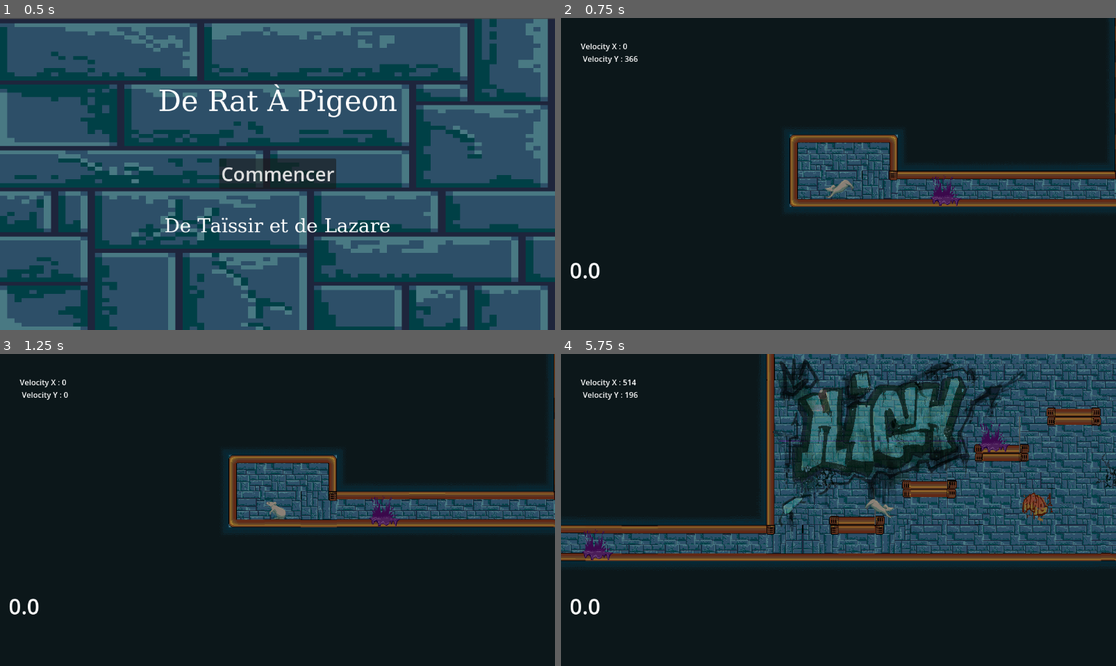
Above: before the commit, frames 1-4 (two rows, left to right).
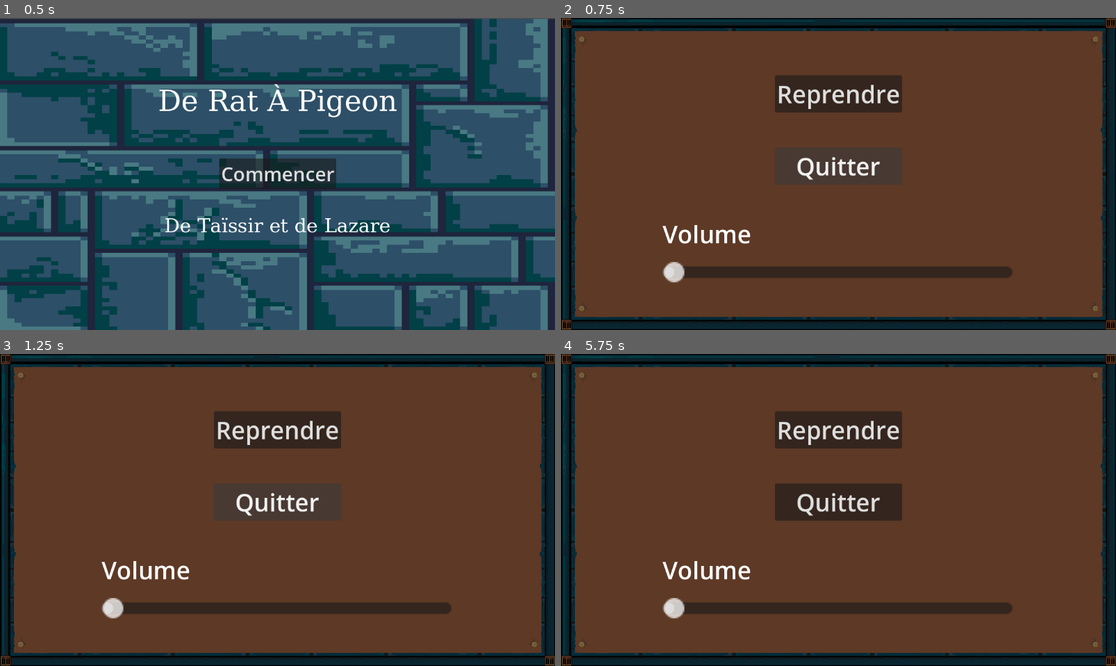
Above: after the commit, the same moments.

Repository: Taissirbw/De-Rat-Pigeon
Game: Godot game, scene res://scenes/ecran_de_demarrage.tscn
Two runs of this game, one before a commit and one after it. Both use one fixed random seed, a clock stepped at 60 frames per second and the inputs below. Sound files missing from this copy of the repository are replaced by a short silence.
Inputs (mouse positions are in pixels of both pictures, inside the frame that each line leads up to):
- Up to frame 1 (0.5 s): no input
- Up to frame 2 (0.75 s): click "Commencer" at 0.5 s
- Up to frame 3 (1.25 s): no input
- Up to frame 4 (5.75 s): click (838, 428) at 1.25 s, where only the run after the commit has a clickable "Reprendre"; tap Enter at 2 s; hold Right (walk_right) 2.03-3.53 s; tap Space (jump) at 2.27, 3.02, 4.52, 5.27 s; hold Left (walk_left) 3.53-4.28 s; hold Right (walk_right) from 4.28 s (still down); tap Escape (Pause, bound only after the commit) at 5.65 s

Frame 1 is identical in both runs. In frame 2, 92% of the frame differs, in the area x 0-100%, y 0-100%; in frame 3, 92%; in frame 4, 91%.

Commit message:
Menu pause qui marche

Diff:
--- a/de-rat-pigeon/project.godot
+++ b/de-rat-pigeon/project.godot
@@ -55,6 +55,11 @@
 "deadzone": 0.2,
 "events": []
 }
+Pause={
+"deadzone": 0.2,
+"events": [Object(InputEventKey,"resource_local_to_scene":false,"resource_name":"","device":0,"window_id":0,"alt_pressed":false,"shift_pressed":false,"ctrl_pressed":false,"meta_pressed":false,"pressed":false,"keycode":0,"physical_keycode":4194305,"key_label":0,"unicode":0,"location":0,"echo":false,"script":null)
+]
+}
 
 [layer_names]
 
--- a/de-rat-pigeon/scenes/game.tscn
+++ b/de-rat-pigeon/scenes/game.tscn
@@ -14,7 +14,6 @@
 [ext_resource type="PackedScene" uid="uid://c4rt56iyjjpx1" path="res://scenes/electric_trap.tscn" id="7_u5sy4"]
 [ext_resource type="PackedScene" uid="uid://bhusu3f2sp4sg" path="res://scenes/oil.tscn" id="9_0tnpc"]
 [ext_resource type="Texture2D" uid="uid://cne4owllmhon4" path="res://Assets/carpe/carpe_1.png" id="10_vtaks"]
-[ext_resource type="Texture2D" uid="uid://sbfhj5f58svl" path="res://Assets/GUI/NinePatchRect.PNG" id="13_kvuet"]
 [ext_resource type="PackedScene" uid="uid://ckg5kpbfsttto" path="res://scenes/mort_au_rats.tscn" id="14_7sc4i"]
 [ext_resource type="PackedScene" uid="uid://4irxpill6ri2" path="res://scenes/tapette_a_souris.tscn" id="15_80cx4"]
 
@@ -44,9 +43,6 @@
 
 [sub_resource type="RectangleShape2D" id="RectangleShape2D_gee14"]
 size = Vector2(804, 156)
-
-[sub_resource type="LabelSettings" id="LabelSettings_kvuet"]
-font_size = 50
 
 [node name="game" type="Node"]
 script = ExtResource("1_fc0e3")
@@ -192,68 +188,8 @@
 position = Vector2(510, -1230)
 texture = ExtResource("10_vtaks")
 
-[node name="Menu_pause" type="Control" parent="."]
-layout_mode = 3
-anchors_preset = 15
-anchor_right = 1.0
-anchor_bottom = 1.0
-grow_horizontal = 2
-grow_vertical = 2
-
-[node name="NinePatchRect" type="NinePatchRect" parent="Menu_pause"]
-texture_filter = 1
-layout_mode = 1
-anchors_preset = 15
-anchor_right = 1.0
-anchor_bottom = 1.0
-grow_horizontal = 2
-grow_vertical = 2
-texture = ExtResource("13_kvuet")
-region_rect = Rect2(-1, 0, 253, 252)
-patch_margin_left = 60
-patch_margin_top = 60
-patch_margin_right = 60
-patch_margin_bottom = 60
-
-[node name="Volume" type="Control" parent="Menu_pause"]
-layout_mode = 1
-anchors_preset = 7
-anchor_left = 0.5
-anchor_top = 1.0
-anchor_right = 0.5
-anchor_bottom = 1.0
-offset_left = -365.0
-offset_top = -234.0
-offset_right = 366.0
-offset_bottom = -44.0
-grow_horizontal = 2
-grow_vertical = 0
-
-[node name="volume" type="HSlider" parent="Menu_pause/Volume"]
-layout_mode = 1
-anchors_preset = 15
-anchor_right = 1.0
-anchor_bottom = 1.0
-offset_right = -488.3333
-offset_bottom = -114.0
-grow_horizontal = 2
-grow_vertical = 2
-scale = Vector2(3, 3)
-size_flags_horizontal = 4
-max_value = 1.5
-step = 0.001
-metadata/_edit_lock_ = true
-
-[node name="Label" type="Label" parent="Menu_pause/Volume"]
-layout_mode = 1
-offset_right = 184.0
-offset_bottom = 69.0
-text = "Volume"
-label_settings = SubResource("LabelSettings_kvuet")
-horizontal_alignment = 1
-vertical_alignment = 1
-
 [node name="Ambiant_Music" type="AudioStreamPlayer" parent="."]
+process_mode = 3
 stream = ExtResource("2_rysoc")
 autoplay = true
 
--- /dev/null
+++ b/de-rat-pigeon/scenes/menu_pauseg.gd
@@ -0,0 +1,25 @@
+extends Control
+@onready var menu_pauseg: Control = $"."
+
+func resume():
+	get_tree().paused = false
+	menu_pauseg.hide()
+
+func pause():
+	menu_pauseg.show()
+	get_tree().paused = true
+
+func open_menu():
+	if Input.is_action_just_pressed("Pause") and get_tree().paused == false:
+		pause()
+	elif Input.is_action_just_pressed("Pause") and get_tree().paused == true:
+		resume()
+
+func _on_quitter_pressed() -> void:
+	get_tree().quit()
+
+func _on_reprendre_pressed() -> void:
+	resume()
+
+func _process(delta: float) -> void:
+	open_menu()
--- a/de-rat-pigeon/scenes/player.tscn
+++ b/de-rat-pigeon/scenes/player.tscn
@@ -40,6 +40,8 @@
 [ext_resource type="Texture2D" uid="uid://d1y66crxcuv30" path="res://Assets/Player/SHOCK/SHOCKED02.png" id="19_bj30b"]
 [ext_resource type="Texture2D" uid="uid://chnqxc3ghxyxd" path="res://Assets/Player/PARTICLES/RUN.png" id="22_j2b1d"]
 [ext_resource type="Script" uid="uid://ctuncl2m8jou7" path="res://scripts/shocked.gd" id="33_487ah"]
+[ext_resource type="Texture2D" uid="uid://sbfhj5f58svl" path="res://Assets/GUI/NinePatchRect.PNG" id="34_2dvfe"]
+[ext_resource type="Script" uid="uid://c431pfk3h7vx0" path="res://scenes/menu_pauseg.gd" id="34_giy8y"]
 
 [sub_resource type="ShaderMaterial" id="ShaderMaterial_e8heu"]
 
@@ -562,6 +564,9 @@
 [sub_resource type="LabelSettings" id="LabelSettings_x5p1p"]
 font_size = 45
 
+[sub_resource type="LabelSettings" id="LabelSettings_giy8y"]
+font_size = 50
+
 [node name="Player" type="CharacterBody2D" groups=["player"]]
 material = SubResource("ShaderMaterial_e8heu")
 rotation = -1.5707964
@@ -656,6 +661,101 @@
 text = "0."
 label_settings = SubResource("LabelSettings_x5p1p")
 
+[node name="Menu_pauseg" type="Control" parent="CanvasLayer"]
+process_mode = 3
+layout_mode = 3
+anchors_preset = 15
+anchor_right = 1.0
+anchor_bottom = 1.0
+grow_horizontal = 2
+grow_vertical = 2
+script = ExtResource("34_giy8y")
+
+[node name="NinePatchRect" type="NinePatchRect" parent="CanvasLayer/Menu_pauseg"]
+texture_filter = 1
+layout_mode = 1
+anchors_preset = 15
+anchor_right = 1.0
+anchor_bottom = 1.0
+grow_horizontal = 2
+grow_vertical = 2
+texture = ExtResource("34_2dvfe")
+region_rect = Rect2(-1, 0, 253, 252)
+patch_margin_left = 60
+patch_margin_top = 60
+patch_margin_right = 60
+patch_margin_bottom = 60
+
+[node name="Volume" type="Control" parent="CanvasLayer/Menu_pauseg"]
+layout_mode = 1
+anchors_preset = 7
+anchor_left = 0.5
+anchor_top = 1.0
+anchor_right = 0.5
+anchor_bottom = 1.0
+offset_left = -365.0
+offset_top = -234.0
+offset_right = 366.0
+offset_bottom = -44.0
+grow_horizontal = 2
+grow_vertical = 0
+
+[node name="volume" type="HSlider" parent="CanvasLayer/Menu_pauseg/Volume"]
+layout_mode = 1
+anchors_preset = 15
+anchor_right = 1.0
+anchor_bottom = 1.0
+offset_right = -488.3333
+offset_bottom = -114.0
+grow_horizontal = 2
+grow_vertical = 2
+scale = Vector2(3, 3)
+size_flags_horizontal = 4
+max_value = 1.5
+step = 0.001
+metadata/_edit_lock_ = true
+
+[node name="Label" type="Label" parent="CanvasLayer/Menu_pauseg/Volume"]
+layout_mode = 1
+offset_right = 184.0
+offset_bottom = 69.0
+text = "Volume"
+label_settings = SubResource("LabelSettings_giy8y")
+horizontal_alignment = 1
+vertical_alignment = 1
+
+[node name="Quitter" type="Button" parent="CanvasLayer/Menu_pauseg"]
+layout_mode = 1
+anchors_preset = -1
+anchor_left = 0.38500002
+anchor_top = 0.41000003
+anchor_right = 0.615
+anchor_bottom = 0.52900004
+offset_left = 0.47998047
+offset_top = 2.8524475
+offset_right = -0.47998047
+offset_bottom = 2.740448
+grow_horizontal = 2
+grow_vertical = 2
+theme_override_font_sizes/font_size = 50
+text = "Quitter"
+
+[node name="Reprendre" type="Button" parent="CanvasLayer/Menu_pauseg"]
+layout_mode = 1
+anchors_preset = -1
+anchor_left = 0.38500002
+anchor_top = 0.18300001
+anchor_right = 0.615
+anchor_bottom = 0.30200002
+offset_left = 0.47998047
+offset_top = -0.08400726
+offset_right = -0.47998047
+offset_bottom = -0.1960144
+grow_horizontal = 2
+grow_vertical = 2
+theme_override_font_sizes/font_size = 50
+text = "Reprendre"
+
 [node name="StateMachine" type="Node" parent="." node_paths=PackedStringArray("initial_state")]
 script = ExtResource("12_2wuci")
 initial_state = NodePath("Idle")
@@ -699,5 +799,7 @@
 pitch_scale = 1.75
 bus = &"SFX1"
 
+[connection signal="pressed" from="CanvasLayer/Menu_pauseg/Quitter" to="CanvasLayer/Menu_pauseg" method="_on_quitter_pressed"]
+[connection signal="pressed" from="CanvasLayer/Menu_pauseg/Reprendre" to="CanvasLayer/Menu_pauseg" method="_on_reprendre_pressed"]
 [connection signal="finished" from="AudioPlayer1" to="." method="_on_audio_player_finished"]
 [connection signal="finished" from="AudioPlayer1" to="StateMachine/Running" method="_on_audio_player_finished"]
--- a/de-rat-pigeon/scripts/player.gd
+++ b/de-rat-pigeon/scripts/player.gd
@@ -100,6 +100,7 @@
 func _ready():
 	state_machine.init(self, UseStateMachine)
 	physic_label.text = "Velocity X : " + str(velocity.x) + "\n Velocity Y : " + str(velocity.y)
+
 
 func _physics_process(delta):
 
Not shown: 1 places in de-rat-pigeon/scenes/game.tscn that only renumber resources
Not shown, added: de-rat-pigeon/scenes/menu_pauseg.gd.uid
Not shown: 1 places in de-rat-pigeon/scenes/player.tscn that only renumber resources
